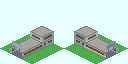
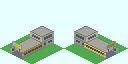
Layered file, before and after one edit (128x64). Changes by layer:
painted on "Base_Plate_1x1.png" over [13, 42, 115, 54]
